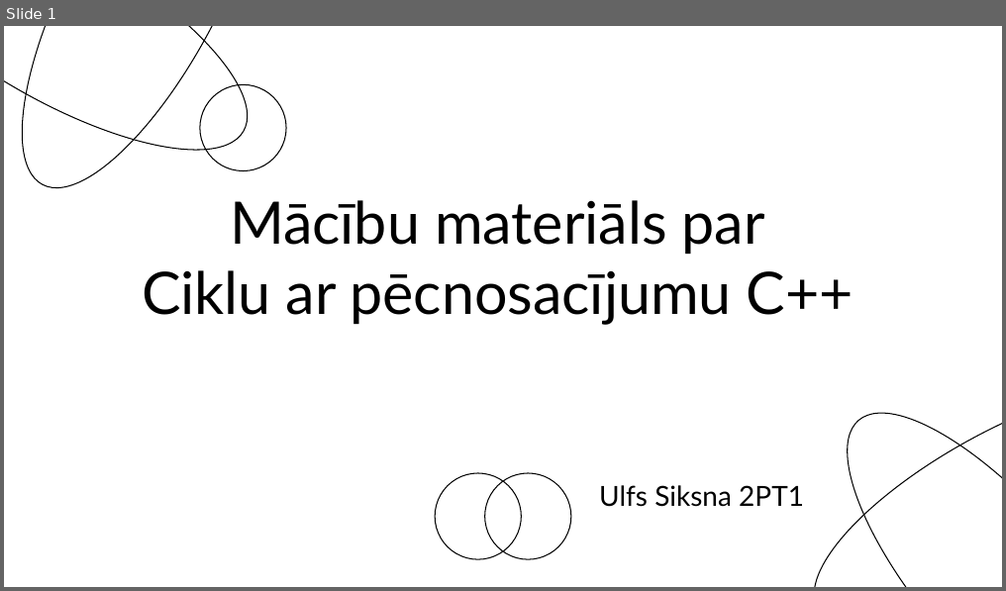
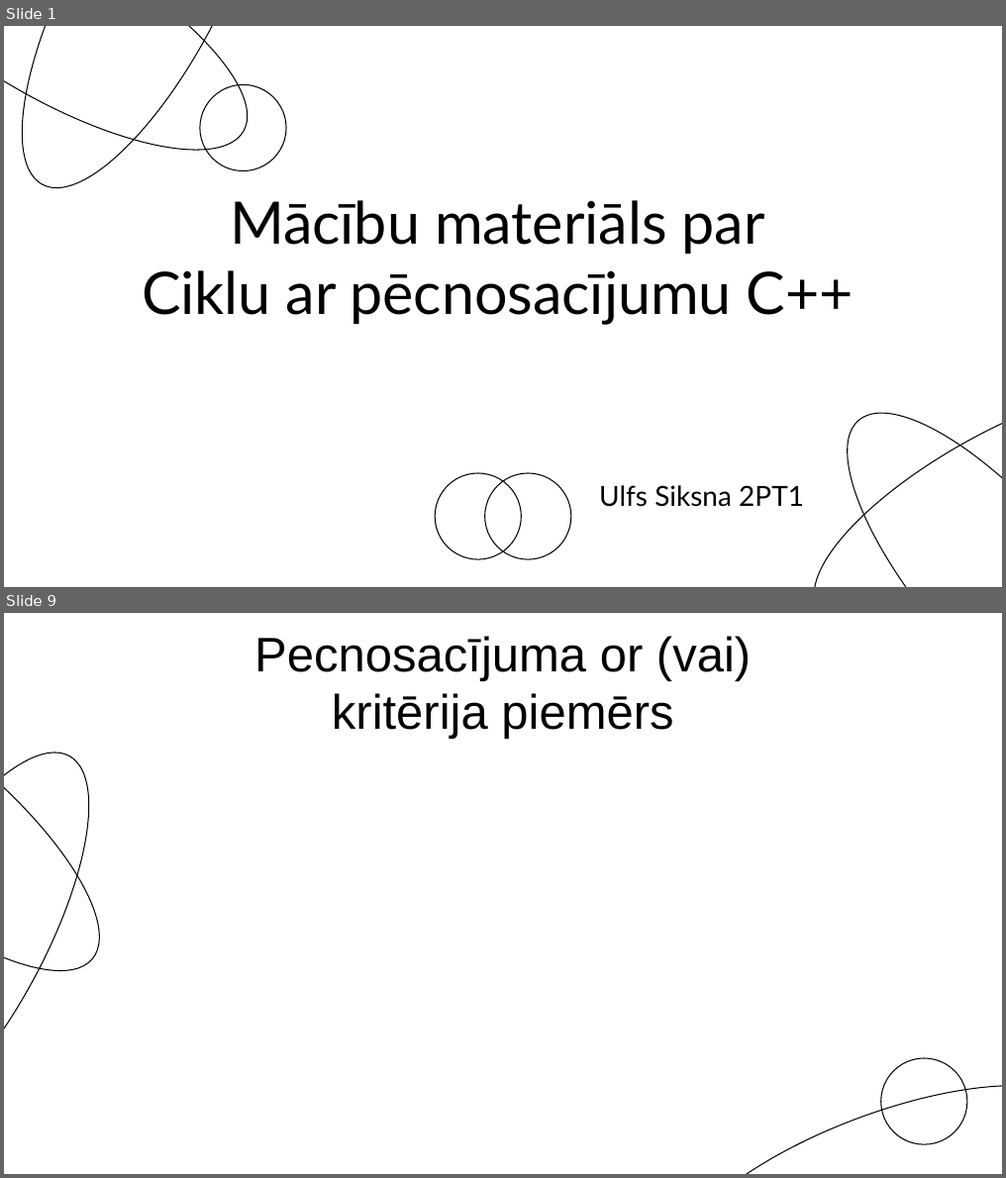
Before and after one commit to Siksna/2PT1_Eksamens, a slide deck: Pecnosacījumu_MācībuMaterials.pptx. Shown one above the other, each under a label of ours: slide 1 before the commit, slides 1 and 9 after it; the slides between them are not shown. The pictures are 1006x591 and 1006x1178 pixels, drawn with LibreOffice and Linux fonts; fonts in the diff are those of the drawing. Boxes give left, top, right and bottom in pixels: in the first picture for what was removed or moved away, otherwise in the second. Text is boxed around its words. In the diff, an @@ line names an element or a change of style, - is before the commit and + after.

```diff
--- a/Pecnosacījumu_MācībuMaterials.pptx
+++ b/Pecnosacījumu_MācībuMaterials.pptx
@@ slide 9 added at box(4, 613, 1002, 1174), background #FFFFFF @@
@@ ellipse added at box(4, 622, 141, 1018), outline #000000 0.75 pt @@
@@ text added at box(254, 636, 750, 740), 35 pt, text #000000 @@
+Pecnosacījuma or (vai) kritērija piemērs
@@ ellipse added at box(4, 719, 137, 1174), outline #000000 0.75 pt @@
@@ ellipse added at box(651, 1043, 1002, 1174), outline #000000 0.75 pt @@
@@ ellipse added at box(881, 1059, 967, 1144), outline #000000 0.75 pt @@
```
Also in this commit, not shown: 3 slides changed, 6 other slides added, 4 slides removed.
